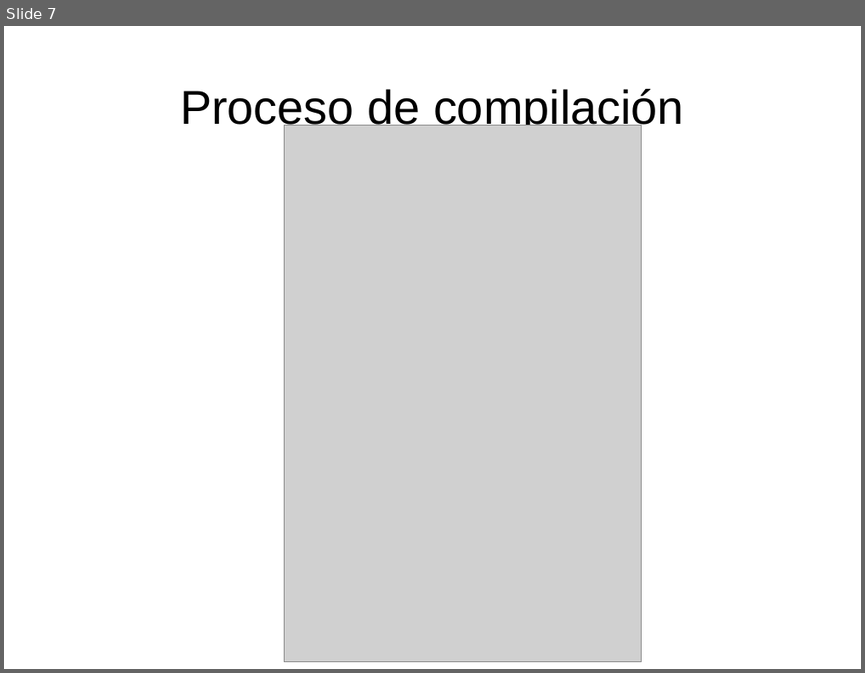
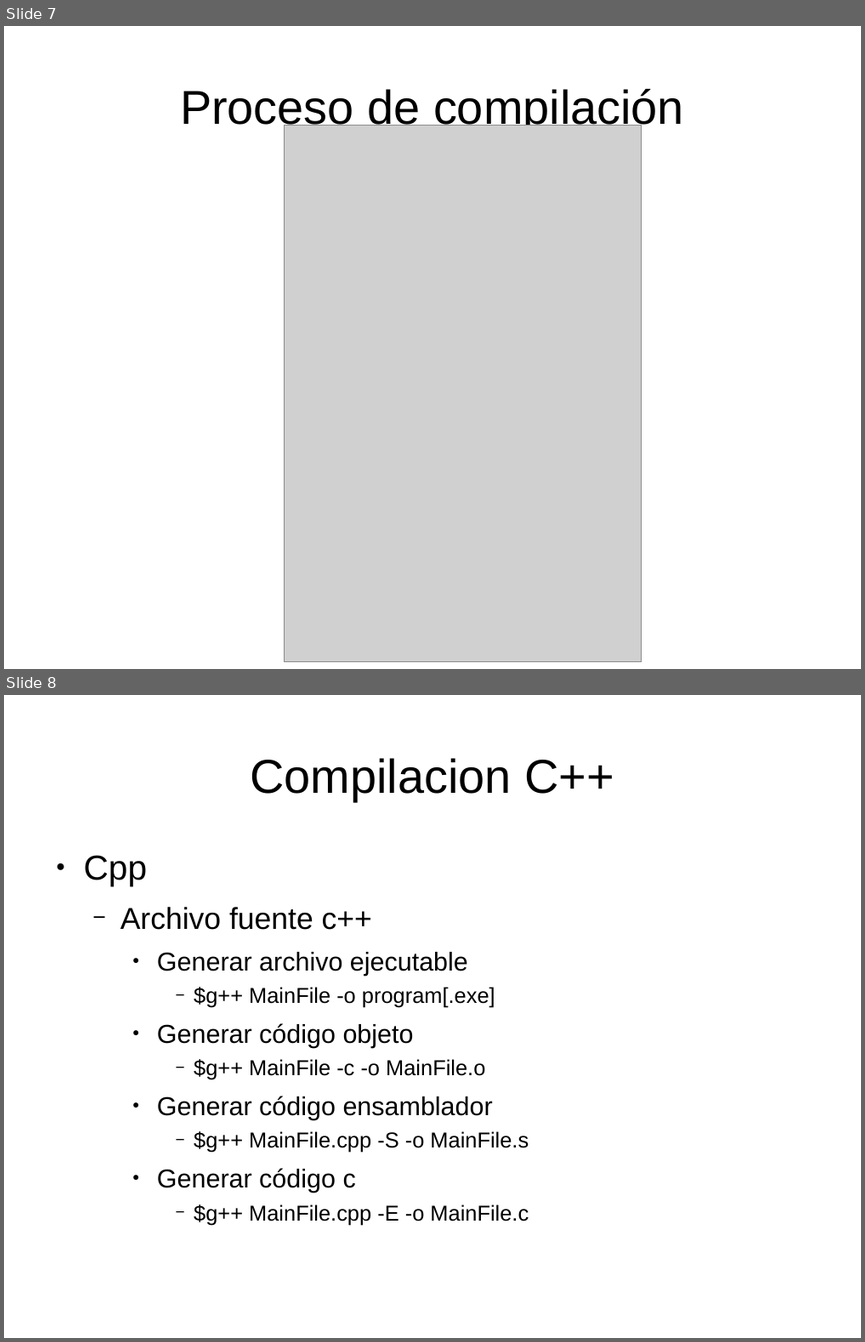
Before and after one commit to Tagle1/repo01, a slide deck: CursoMavenGradle.odp. Shown one above the other, each under a label of ours: slide 7 before the commit, slides 7 and 8 after it. The pictures are 865x673 and 865x1342 pixels, drawn with LibreOffice and Linux fonts; fonts in the diff are those of the drawing; grey boxes stand for pictures. Boxes give left, top, right and bottom in pixels: in the first picture for what was removed or moved away, otherwise in the second. Text is boxed around its words. In the diff, an @@ line names an element or a change of style, - is before the commit and + after.

```diff
--- a/CursoMavenGradle.odp
+++ b/CursoMavenGradle.odp
@@ slide 8 added at (x1=4, y1=695, x2=861, y2=1338), background #FFFFFF @@
@@ title added at (x1=250, y1=758, x2=613, y2=801), 44 pt, text #000000 @@
+Compilacion C++
@@ text added at (x1=84, y1=855, x2=528, y2=1225), 20 pt, text #000000 @@
+● Cpp
+  − Archivo fuente c++
+    ● Generar archivo ejecutable
+      − $g++ MainFile -o program[.exe]
+    ● Generar código objeto
+      − $g++ MainFile -c -o MainFile.o
+    ● Generar código ensamblador
+      − $g++ MainFile.cpp -S -o MainFile.s
+    ● Generar código c
+      − $g++ MainFile.cpp -E -o MainFile.c
```
Also in this commit, not shown: 6 other slides added, 1 other file.
